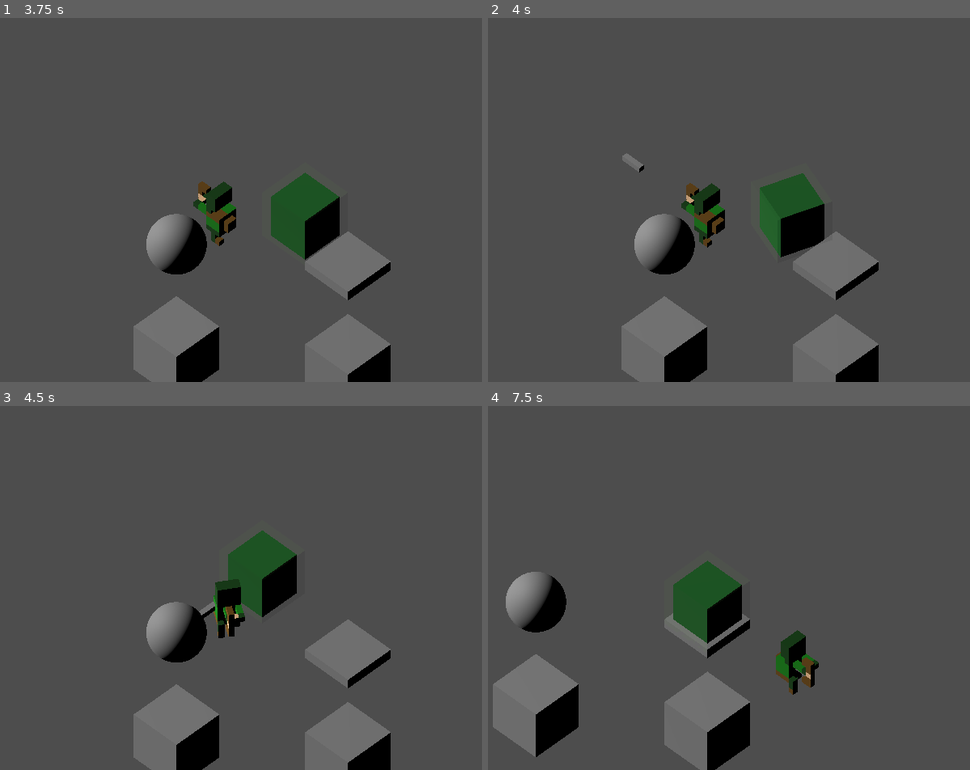
Above: before the commit, frames 1-4 (two rows, left to right).
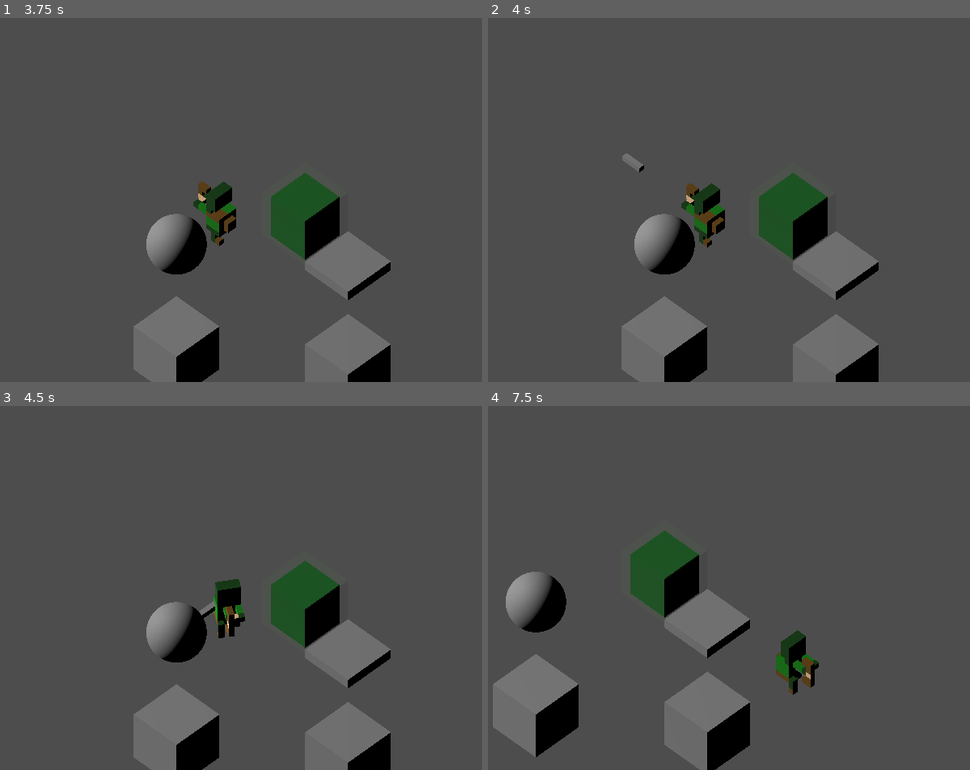
Above: after the commit, the same moments.

Repository: wenqiange/Looty-Dungeon-Recreation
Game: Godot game, scene res://Scenes/test.tscn
Same seed, same stepped clock (60 frames per second), same inputs: the game is played once before the commit and once after it. This scene is started directly instead of the project's main scene.
Inputs:
- Up to frame 1 (3.75 s): tap Enter at 0.5 s; hold W (move_up) 0.53-2.03 s; tap Z (Action) every 0.75 s from 0.6 to 3.6 s; hold A (move_left) 2.03-3.53 s; hold S (move_down) from 3.53 s (still down)
- Up to frame 2 (4 s): keep holding S (move_down)
- Up to frame 3 (4.5 s): release S (move_down) at 4.28 s; hold D (move_right) from 4.28 s (still down); tap Z (Action) at 4.35 s
- Up to frame 4 (7.5 s): release D (move_right) at 5.03 s; hold W (move_up) 5.03-5.78 s; tap Z (Action) every 0.75 s from 5.1 to 7.35 s; hold D (move_right) from 5.78 s (still down)

Frame 1 is identical in both runs. In frame 2, 0.6% of the frame differs, in the area x 56-71%, y 42-67%; in frame 3, 4.4%, in the area x 47-71%, y 34-67%; in frame 4, 4.4%.

Commit message:
Slime animations and attack

Diff:
--- /dev/null
+++ b/looty-dungeon/Scenes/test_slime.tscn
@@ -0,0 +1,290 @@
+[gd_scene format=3 uid="uid://cewclln7nevve"]
+
+[ext_resource type="PackedScene" uid="uid://cy003rfen1a3a" path="res://Nodes/arquero.tscn" id="1_tmemv"]
+[ext_resource type="Script" uid="uid://ox6kstvmsf0i" path="res://Scripts/camera_follow.gd" id="2_moyba"]
+[ext_resource type="Script" uid="uid://dte1wrypmyej1" path="res://Scripts/damage_area.gd" id="3_qitfk"]
+[ext_resource type="Script" uid="uid://cohqj85ihs47j" path="res://Scripts/slime.gd" id="4_wv5nn"]
+[ext_resource type="ArrayMesh" uid="uid://c3vu0lmeq5pmp" path="res://Models/Enemies/outside_slime.obj" id="5_v6fbd"]
+[ext_resource type="Texture2D" uid="uid://bqi62hfa2dcxh" path="res://Models/Enemies/outside_slime.png" id="6_anrsr"]
+[ext_resource type="ArrayMesh" uid="uid://p4u4cnfhs4lr" path="res://Models/Enemies/inside_slime.obj" id="7_wwjx8"]
+[ext_resource type="Script" uid="uid://doolqemfcfhdo" path="res://Scripts/hit_box.gd" id="8_dlunh"]
+[ext_resource type="Script" uid="uid://3t50y6pxtmjf" path="res://Scripts/grid_movement.gd" id="9_jyhfe"]
+
+[sub_resource type="BoxShape3D" id="BoxShape3D_8od7v"]
+
+[sub_resource type="BoxMesh" id="BoxMesh_qc4db"]
+
+[sub_resource type="BoxShape3D" id="BoxShape3D_qc4db"]
+
+[sub_resource type="BoxMesh" id="BoxMesh_35xla"]
+
+[sub_resource type="SphereMesh" id="SphereMesh_8od7v"]
+
+[sub_resource type="BoxShape3D" id="BoxShape3D_ys1qc"]
+
+[sub_resource type="BoxShape3D" id="BoxShape3D_i3aeo"]
+
+[sub_resource type="BoxMesh" id="BoxMesh_5wyu1"]
+size = Vector3(1, 0.2, 1)
+
+[sub_resource type="StandardMaterial3D" id="StandardMaterial3D_iaow0"]
+transparency = 1
+albedo_color = Color(1, 1, 1, 0.07058824)
+albedo_texture = ExtResource("6_anrsr")
+
+[sub_resource type="SphereShape3D" id="SphereShape3D_tmemv"]
+radius = 0.3
+
+[sub_resource type="BoxShape3D" id="BoxShape3D_qpfo2"]
+size = Vector3(0.727478, 0.7576904, 0.7319336)
+
+[sub_resource type="Animation" id="Animation_wv5nn"]
+length = 0.001
+tracks/0/type = "value"
+tracks/0/imported = false
+tracks/0/enabled = true
+tracks/0/path = NodePath("Body/DamageArea:position:z")
+tracks/0/interp = 1
+tracks/0/loop_wrap = true
+tracks/0/keys = {
+"times": PackedFloat32Array(0),
+"transitions": PackedFloat32Array(1),
+"update": 1,
+"values": [0.0]
+}
+tracks/1/type = "value"
+tracks/1/imported = false
+tracks/1/enabled = true
+tracks/1/path = NodePath("Body/DamageArea/CollisionShape3D:disabled")
+tracks/1/interp = 1
+tracks/1/loop_wrap = true
+tracks/1/keys = {
+"times": PackedFloat32Array(0),
+"transitions": PackedFloat32Array(1),
+"update": 1,
+"values": [false]
+}
+
+[sub_resource type="AnimationLibrary" id="AnimationLibrary_v6fbd"]
+_data = {
+&"RESET": SubResource("Animation_wv5nn")
+}
+
+[sub_resource type="Animation" id="Animation_tmemv"]
+length = 0.6
+tracks/0/type = "scale_3d"
+tracks/0/imported = false
+tracks/0/enabled = true
+tracks/0/path = NodePath("Body/Mesh")
+tracks/0/interp = 1
+tracks/0/loop_wrap = true
+tracks/0/keys = PackedFloat32Array(0, 1, 1, 1, 1, 0.10000001, 1, 0.9, 1.1, 0.9, 0.4, 1, 0.9, 1.1, 0.9, 0.5, 1, 1.1, 0.9, 1.1, 0.6, 1, 1, 1, 1)
+tracks/1/type = "bezier"
+tracks/1/imported = false
+tracks/1/enabled = true
+tracks/1/path = NodePath("Body/Mesh:position:y")
+tracks/1/interp = 1
+tracks/1/loop_wrap = true
+tracks/1/keys = {
+"handle_modes": PackedInt32Array(0, 0, 0),
+"points": PackedFloat32Array(0, -0.2498212, -0.022600546, 0.13333334, 0.012062252, 0.113, -0.029953973, -0.034965727, 0.16666667, 0.19455253, 0, -0.03333333, 0.05875486, 0, 0),
+"times": PackedFloat32Array(0, 0.19999999, 0.5)
+}
+tracks/2/type = "bezier"
+tracks/2/imported = false
+tracks/2/enabled = true
+tracks/2/path = NodePath("Body/Mesh:position:x")
+tracks/2/interp = 1
+tracks/2/loop_wrap = true
+tracks/2/keys = {
+"handle_modes": PackedInt32Array(0, 0, 0),
+"points": PackedFloat32Array(0, 0, 0, 0.16666667, 0, 0.11906614, -0.03333333, -0.012062259, 0.03333336, -0.012062259, -0.0002594064, -0.25, 0, 0.25, 0),
+"times": PackedFloat32Array(0, 0.2, 0.5)
+}
+tracks/3/type = "value"
+tracks/3/imported = false
+tracks/3/enabled = true
+tracks/3/path = NodePath("Body/DamageArea:position:z")
+tracks/3/interp = 1
+tracks/3/loop_wrap = true
+tracks/3/keys = {
+"times": PackedFloat32Array(0, 0.3, 0.6),
+"transitions": PackedFloat32Array(1, 1, 1),
+"update": 0,
+"values": [0.0, 1.0, 0.0]
+}
+tracks/4/type = "value"
+tracks/4/imported = false
+tracks/4/enabled = true
+tracks/4/path = NodePath("Body/DamageArea/CollisionShape3D:disabled")
+tracks/4/interp = 1
+tracks/4/loop_wrap = true
+tracks/4/keys = {
+"times": PackedFloat32Array(0.16666667, 0.43333334),
+"transitions": PackedFloat32Array(1, 1),
+"update": 1,
+"values": [false, true]
+}
+
+[sub_resource type="Animation" id="Animation_moyba"]
+length = 2.0
+loop_mode = 1
+tracks/0/type = "scale_3d"
+tracks/0/imported = false
+tracks/0/enabled = true
+tracks/0/path = NodePath("Body/Mesh")
+tracks/0/interp = 2
+tracks/0/loop_wrap = true
+tracks/0/keys = PackedFloat32Array(0, 1, 1, 1, 1, 1, 1, 1.1, 0.8, 1.1)
+
+[sub_resource type="Animation" id="Animation_qitfk"]
+length = 0.5
+tracks/0/type = "value"
+tracks/0/imported = false
+tracks/0/enabled = true
+tracks/0/path = NodePath("Body/Mesh:position:y")
+tracks/0/interp = 2
+tracks/0/loop_wrap = true
+tracks/0/keys = {
+"times": PackedFloat32Array(0, 0.26666668, 0.5),
+"transitions": PackedFloat32Array(1, 1, 1),
+"update": 0,
+"values": [0.0, 0.1, 0.0]
+}
+tracks/1/type = "scale_3d"
+tracks/1/imported = false
+tracks/1/enabled = true
+tracks/1/path = NodePath("Body/Mesh")
+tracks/1/interp = 2
+tracks/1/loop_wrap = true
+tracks/1/keys = PackedFloat32Array(0, 1, 1, 1, 1, 0.10000001, 1, 0.9, 1.2, 0.9, 0.5, 1, 1, 1, 1)
+
+[sub_resource type="AnimationLibrary" id="AnimationLibrary_wv5nn"]
+_data = {
+&"attack": SubResource("Animation_tmemv"),
+&"idle": SubResource("Animation_moyba"),
+&"walk": SubResource("Animation_qitfk")
+}
+
+[node name="Test" type="Node3D" unique_id=1414063333]
+
+[node name="Arquero" parent="." unique_id=1232147745 instance=ExtResource("1_tmemv")]
+transform = Transform3D(1, 0, 0, 0, 1, 0, 0, 0, 1, 0, 0.5, 0)
+
+[node name="CameraFollow" type="Camera3D" parent="." unique_id=1539753937 node_paths=PackedStringArray("follow")]
+transform = Transform3D(-0.7071068, 0.49999994, -0.49999997, 0, 0.7071068, 0.7071068, 0.7071067, 0.50000006, -0.50000006, -4, 7.262662, -4.1009955)
+projection = 1
+size = 6.0
+script = ExtResource("2_moyba")
+follow = NodePath("../Arquero")
+min_x = -5.0
+max_x = -3.0
+
+[node name="DirectionalLight3D" type="DirectionalLight3D" parent="." unique_id=1639729662]
+transform = Transform3D(-0.24416363, -0.6674021, 0.70353293, -0.43928128, 0.7229069, 0.5333269, -0.8645324, -0.17882979, -0.4696849, -4.7683716e-07, 3.8958273, -2.1307015)
+
+[node name="Ground_tile" type="AnimatableBody3D" parent="." unique_id=1024934734]
+transform = Transform3D(1, 0, 0, 0, 1, 0, 0, 0, 1, 1, -0.5, 1)
+
+[node name="CollisionShape3D" type="CollisionShape3D" parent="Ground_tile" unique_id=1461691271]
+shape = SubResource("BoxShape3D_8od7v")
+
+[node name="MeshInstance3D" type="MeshInstance3D" parent="Ground_tile" unique_id=54127688]
+mesh = SubResource("BoxMesh_qc4db")
+
+[node name="StaticBody3D" type="StaticBody3D" parent="." unique_id=330308228]
+transform = Transform3D(1, 0, 0, 0, 1, 0, 0, 0, 1, -2, 0.5, 2)
+
+[node name="CollisionShape3D" type="CollisionShape3D" parent="StaticBody3D" unique_id=892781850]
+shape = SubResource("BoxShape3D_qc4db")
+metadata/_edit_group_ = true
+
+[node name="MeshInstance3D" type="MeshInstance3D" parent="StaticBody3D" unique_id=425300624]
+mesh = SubResource("BoxMesh_35xla")
+
+[node name="EnemyHitBox" type="Area3D" parent="." unique_id=1601859794]
+transform = Transform3D(1, 0, 0, 0, 1, 0, 0, 0, 1, 2, 0.5, 2)
+collision_layer = 2
+collision_mask = 0
+
+[node name="MeshInstance3D" type="MeshInstance3D" parent="EnemyHitBox" unique_id=450721107]
+mesh = SubResource("SphereMesh_8od7v")
+
+[node name="CollisionShape3D" type="CollisionShape3D" parent="EnemyHitBox" unique_id=811890964]
+shape = SubResource("BoxShape3D_ys1qc")
+
+[node name="Trap" type="Area3D" parent="." unique_id=1060227861]
+transform = Transform3D(1, 0, 0, 0, 1, 0, 0, 0, 1, 0, 0, 4)
+collision_layer = 4
+collision_mask = 10
+script = ExtResource("3_qitfk")
+
+[node name="CollisionShape3D" type="CollisionShape3D" parent="Trap" unique_id=619106722]
+shape = SubResource("BoxShape3D_i3aeo")
+
+[node name="MeshInstance3D" type="MeshInstance3D" parent="Trap" unique_id=1949453442]
+mesh = SubResource("BoxMesh_5wyu1")
+
+[node name="Slime" type="Node3D" parent="." unique_id=931944941]
+transform = Transform3D(1, 0, 0, 0, 1, 0, 0, 0, 1, 2, 0.5, 5)
+script = ExtResource("4_wv5nn")
+see_radius = 5.0
+idle_animation = "slime/idle"
+walk_animation = "slime/walk"
+attack_animation = "slime/attack"
+
+[node name="Body" type="Node3D" parent="Slime" unique_id=1503231881]
+transform = Transform3D(1, 0, 0, 0, 1, 0, 0, 0, 1, 0.0015058924, -0.5, -0.003975204)
+
+[node name="Mesh" type="Node3D" parent="Slime/Body" unique_id=1692045307]
+
+[node name="out" type="MeshInstance3D" parent="Slime/Body/Mesh" unique_id=323741639]
+transform = Transform3D(0.8, 0, 0, 0, 0.8000001, 0, 0, 0, 0.8, 0, 0, 0)
+mesh = ExtResource("5_v6fbd")
+surface_material_override/0 = SubResource("StandardMaterial3D_iaow0")
+
+[node name="in" type="MeshInstance3D" parent="Slime/Body/Mesh" unique_id=1144309024]
+transform = Transform3D(0.8, 0, 0, 0, 0.8000001, 0, 0, 0, 0.8, 0, 0, 0)
+mesh = ExtResource("7_wwjx8")
+
+[node name="DamageArea" type="Area3D" parent="Slime/Body" unique_id=1863763471]
+collision_layer = 4
+collision_mask = 8
+script = ExtResource("3_qitfk")
+metadata/_custom_type_script = "uid://dte1wrypmyej1"
+
+[node name="CollisionShape3D" type="CollisionShape3D" parent="Slime/Body/DamageArea" unique_id=1315349633]
+transform = Transform3D(1, 0, 0, 0, 1.0000002, 0, 0, 0, 1, 0, 0.4, 0)
+shape = SubResource("SphereShape3D_tmemv")
+
+[node name="HitBox" type="Area3D" parent="Slime" unique_id=1850136103]
+collision_layer = 2
+collision_mask = 30
+script = ExtResource("8_dlunh")
+metadata/_custom_type_script = "uid://doolqemfcfhdo"
+
+[node name="CollisionShape3D" type="CollisionShape3D" parent="Slime/HitBox" unique_id=410089393]
+shape = SubResource("BoxShape3D_qpfo2")
+disabled = true
+
+[node name="GroundCheck" type="RayCast3D" parent="Slime" unique_id=1739131868]
+debug_shape_thickness = 3
+
+[node name="GridMovement" type="Node" parent="Slime" unique_id=1219796883 node_paths=PackedStringArray("body", "ground_raycast")]
+script = ExtResource("9_jyhfe")
+body = NodePath("../Body")
+rotate_speed = 20.0
+ground_raycast = NodePath("../GroundCheck")
+enemy_collision = 10
+metadata/_custom_type_script = "uid://3t50y6pxtmjf"
+
+[node name="AnimationPlayer" type="AnimationPlayer" parent="Slime" unique_id=60237233]
+libraries/ = SubResource("AnimationLibrary_v6fbd")
+libraries/slime = SubResource("AnimationLibrary_wv5nn")
+autoplay = &"slime/idle"
+
+[node name="Delay" type="Timer" parent="Slime" unique_id=258589540]
+wait_time = 1.5
+autostart = true
+
+[connection signal="timeout" from="Slime/Delay" to="Slime" method="_on_delay_timeout"]
--- a/looty-dungeon/Scripts/grid_movement.gd
+++ b/looty-dungeon/Scripts/grid_movement.gd
@@ -17,7 +17,7 @@
 signal finished_step()
 
 signal on_wall
-signal on_entity
+signal on_entity(node:Node3D)
 signal on_bounce
 
 var parent:Node3D
@@ -76,7 +76,9 @@
 	result = space.intersect_shape(enemy_query)
 	PhysicsServer3D.free_rid(shape_rid)
 	if result:
-		on_entity.emit()
+		for coll in result:
+			on_entity.emit(coll.collider.get_parent())
+			print(coll)
 		return
 
 	prev_pos = parent.position
--- a/looty-dungeon/Scripts/player.gd
+++ b/looty-dungeon/Scripts/player.gd
@@ -46,7 +46,7 @@
 		#move
 		grid_movement.move(direction)
 
-func attack():
+func attack(_entity:Node3D):
 	if just_attacked: return
 	just_attacked = true
 	can_move = false
--- a/looty-dungeon/Scripts/slime.gd
+++ b/looty-dungeon/Scripts/slime.gd
@@ -6,8 +6,13 @@
 
 var player: Node3D
 var player_seen = false
+var can_move = true
 
 @export var see_radius:float
+
+@export var idle_animation:String
+@export var walk_animation:String
+@export var attack_animation:String
 
 func _ready() -> void:
 	var players = get_tree().get_nodes_in_group("Player")
@@ -15,6 +20,7 @@
 		print_debug("missing player")
 	else: player = players[0]
 
+	movement.on_entity.connect(attack)
 
 # Called every frame. 'delta' is the elapsed time since the previous frame.
 func _process(_delta: float) -> void:
@@ -22,9 +28,20 @@
 	player_seen = dir.length() <= see_radius
 
 func _on_delay_timeout() -> void:
-	if not player_seen: return
-	if movement.is_moving: return
+	if not can_move: return
+	if not player_seen or movement.is_moving:
+		animator.play(idle_animation)
+		return
+
+	animator.play(walk_animation)
 
 	var dir = player.position - position
 	var idir = global.vec_to_dir(Vector2(dir.x,dir.z).normalized())
 	movement.move(idir)
+
+func attack(entity:Node3D):
+	if entity is not Player: return
+	can_move = false
+	animator.play(attack_animation)
+	await animator.animation_finished
+	can_move = true
